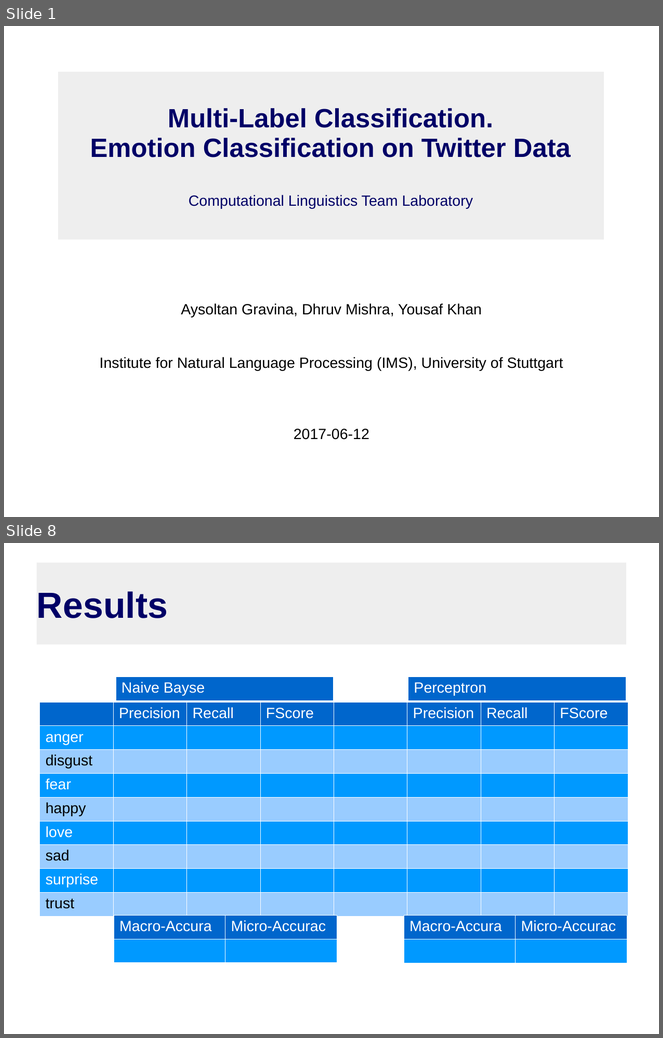
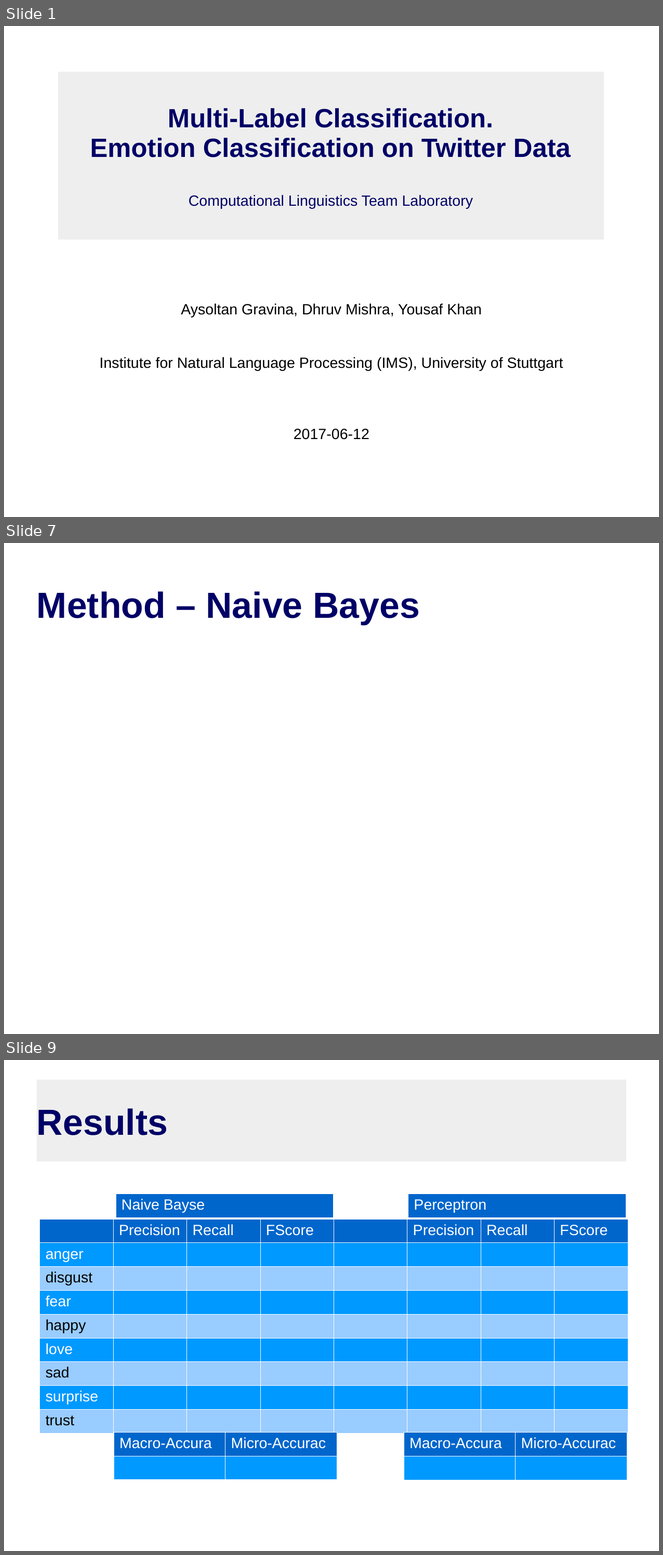
Before and after one commit to theconsummate/twitter-emotion-mining, a slide deck: PresentationTeamLab.odp. Shown one above the other, each under a label of ours: slides 1 and 8 before the commit, slides 1, 7 and 9 after it; the slides between them are not shown. The pictures are 663x1038 and 663x1555 pixels, drawn with LibreOffice and Linux fonts; fonts in the diff are those of the drawing. Boxes give left, top, right and bottom in pixels: in the first picture for what was removed or moved away, otherwise in the second. Text is boxed around its words. In the diff, an @@ line names an element or a change of style, - is before the commit and + after.

```diff
--- a/PresentationTeamLab.odp
+++ b/PresentationTeamLab.odp
@@ slide 7 added at bbox=[4, 543, 659, 1034], background #FFFFFF @@
@@ title added at bbox=[37, 591, 420, 625], 44 pt, text #000066, bold @@
+Method – Naive Bayes
@@ what was slide 8 is now slide 9 @@
```
Also in this commit, not shown: 2 slides changed, 5 other slides added, 5 slides removed.
